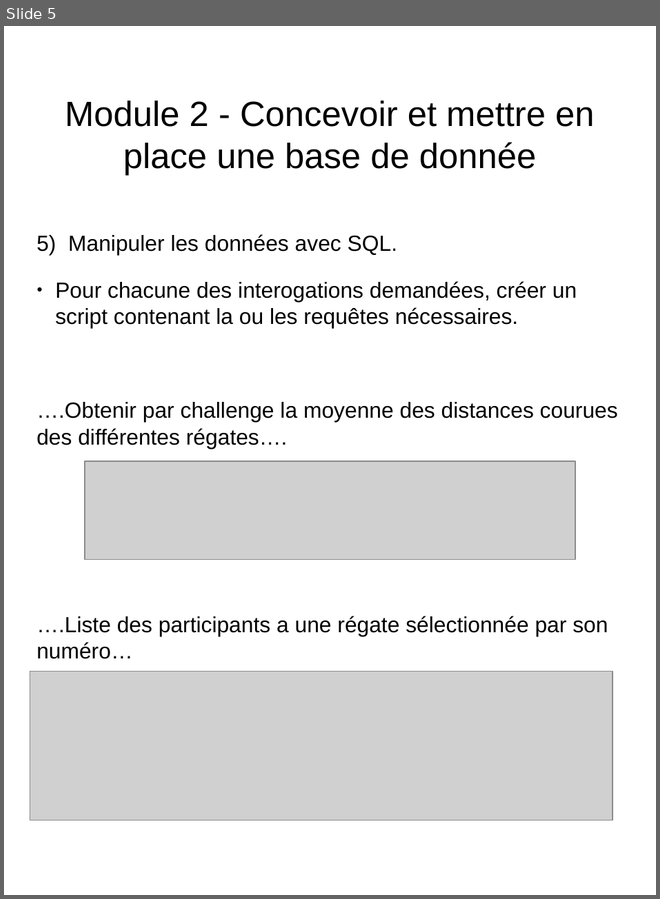
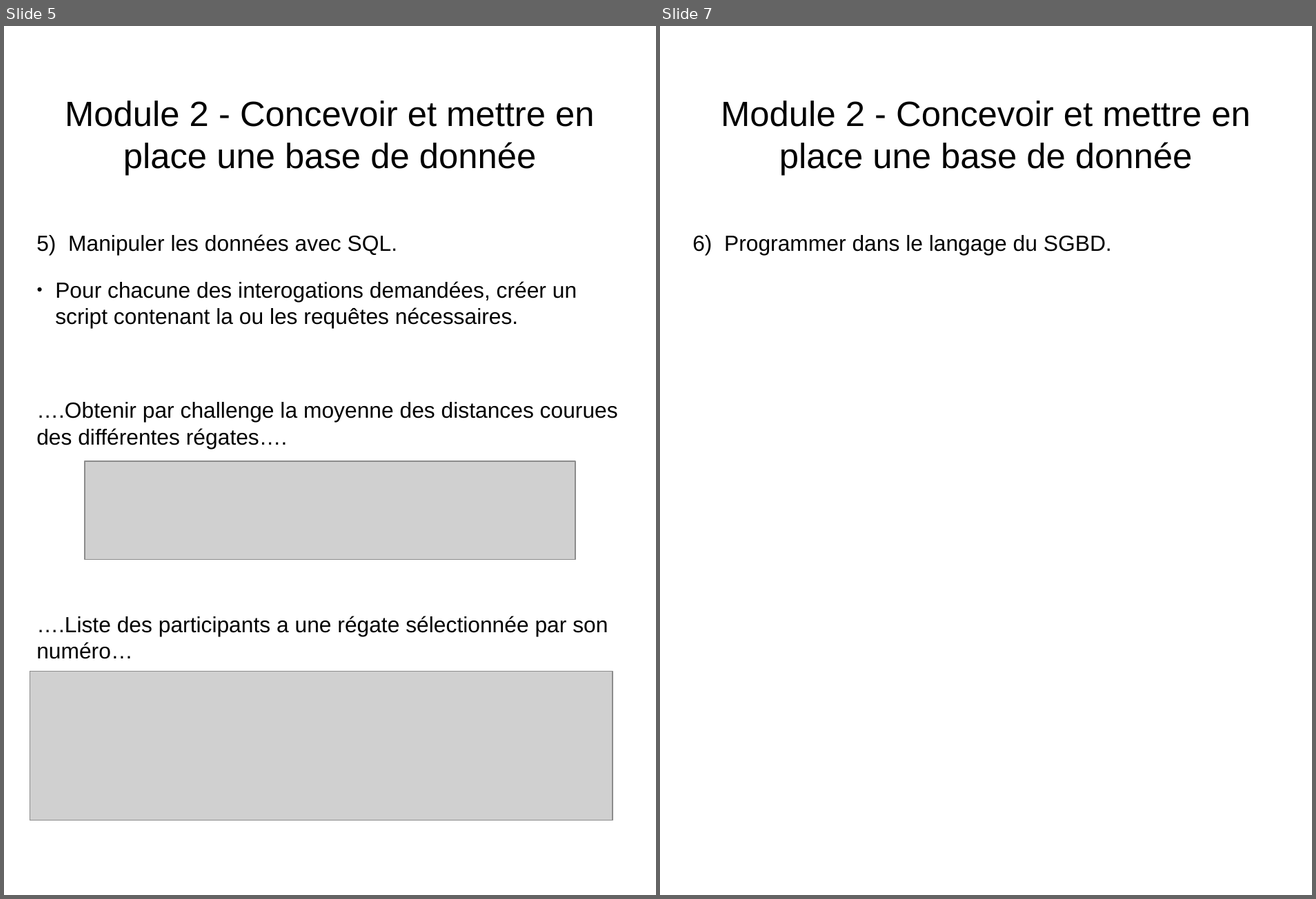
Before and after one commit to sheelman/EcfRegatte, a slide deck: dossier présentation/dossier_Présentation.odp. Shown side by side, each under a label of ours: slide 5 before the commit, slides 5 and 7 after it; the slides between them are not shown. The pictures are 660x899 and 1316x899 pixels, drawn with LibreOffice and Linux fonts; fonts in the diff are those of the drawing; grey boxes stand for pictures. Boxes give left, top, right and bottom in pixels: in the first picture for what was removed or moved away, otherwise in the second. Text is boxed around its words. In the diff, an @@ line names an element or a change of style, - is before the commit and + after.

```diff
--- a/dossier présentation/dossier_Présentation.odp
+++ b/dossier présentation/dossier_Présentation.odp
@@ slide 7 added at (x1=660, y1=26, x2=1312, y2=895), background #FFFFFF @@
@@ title added at (x1=721, y1=101, x2=1250, y2=175), 32 pt, text #000000 @@
+Module 2 - Concevoir et mettre en place une base de donnée
@@ text added at (x1=692, y1=235, x2=1112, y2=255), 20 pt, text #000000 @@
+6) Programmer dans le langage du SGBD.
```
Also in this commit, not shown: 1 slide changed, 2 other files.
